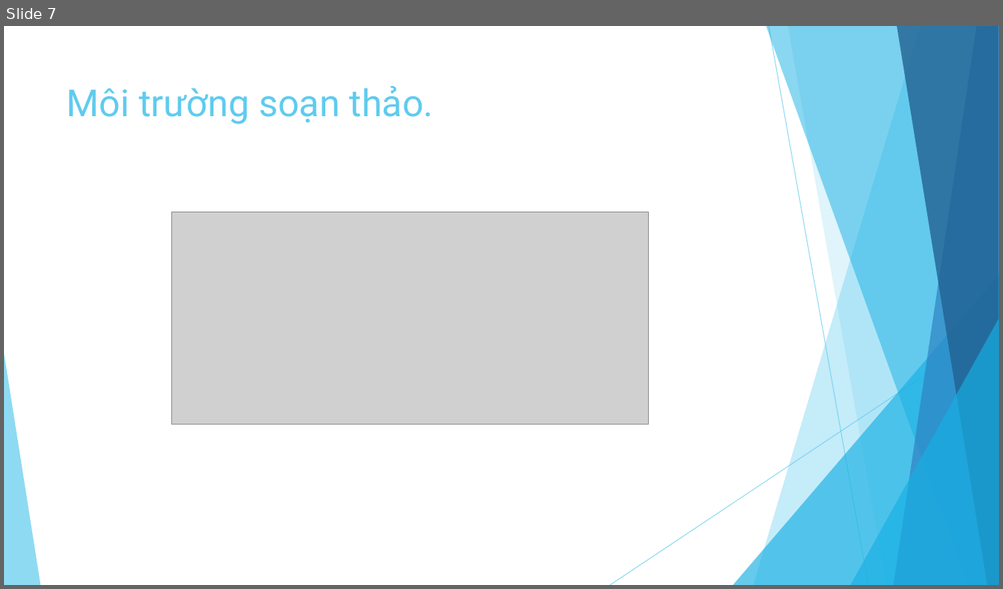
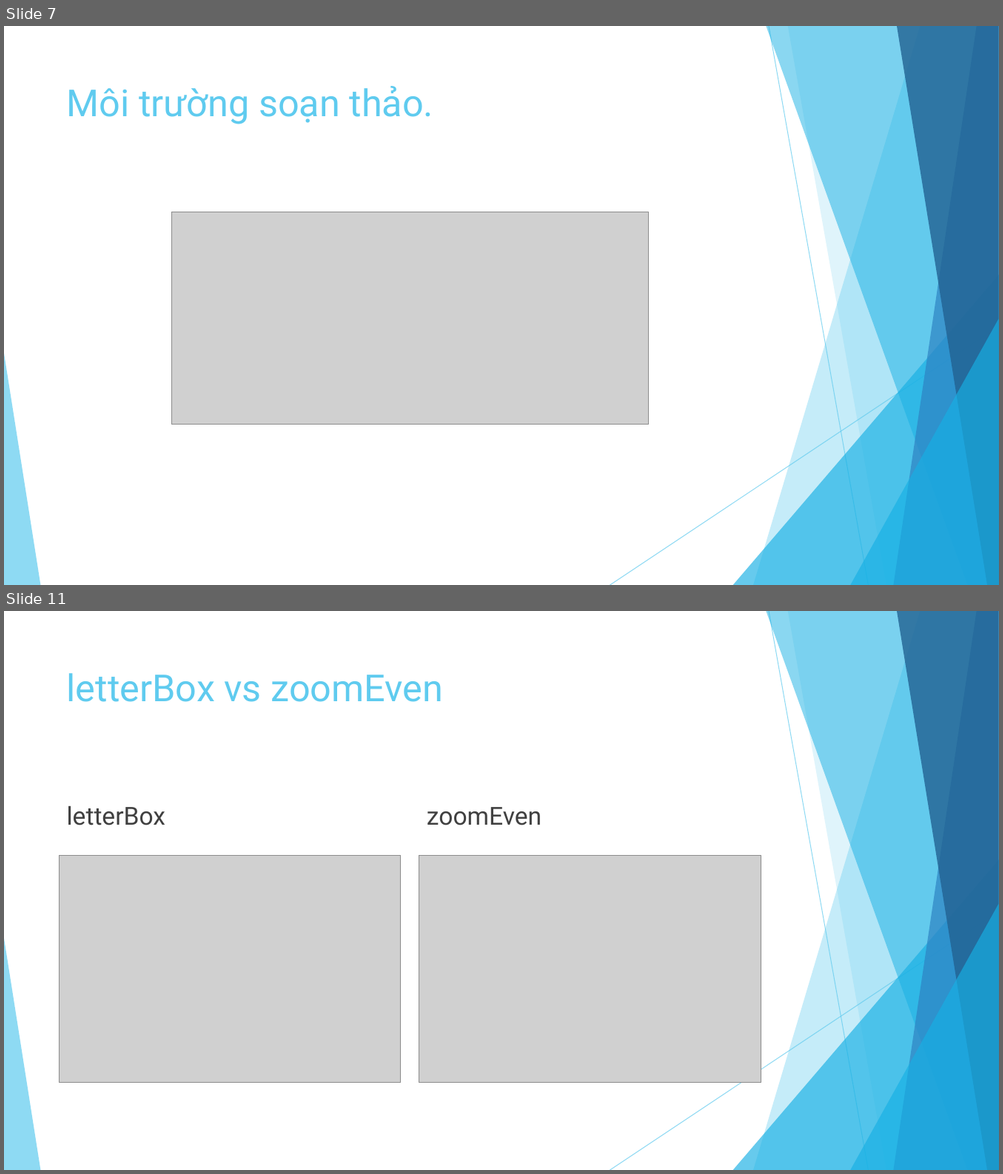
Before and after one commit to ndthanhdev/TDT-Spring-2017, a slide deck: Corona/Presentation1.pptx. Shown one above the other, each under a label of ours: slide 7 before the commit, slides 7 and 11 after it; the slides between them are not shown. The pictures are 1003x589 and 1003x1174 pixels, drawn with LibreOffice and Linux fonts; fonts in the diff are those of the drawing; grey boxes stand for pictures. Boxes give left, top, right and bottom in pixels: in the first picture for what was removed or moved away, otherwise in the second. Text is boxed around its words. In the diff, an @@ line names an element or a change of style, - is before the commit and + after.

```diff
--- a/Corona/Presentation1.pptx
+++ b/Corona/Presentation1.pptx
@@ slide 11 added at <box>4,611,999,1170</box>, background #FFFFFF; not listed: 10 template elements that a slide beside it also shows @@
@@ title added at <box>67,673,443,702</box>, 36 pt, text #5FCBEF @@
+letterBox vs zoomEven
@@ text added at <box>67,806,166,826</box>, 24 pt, text #404040 @@
+letterBox
@@ text added at <box>427,807,541,826</box>, 24 pt, text #404040 @@
+zoomEven
@@ picture added at <box>60,855,401,1082</box> @@
@@ picture added at <box>419,855,760,1082</box> @@
```
Also in this commit, not shown: 4 slides changed, 4 other slides added, 1 other file.
